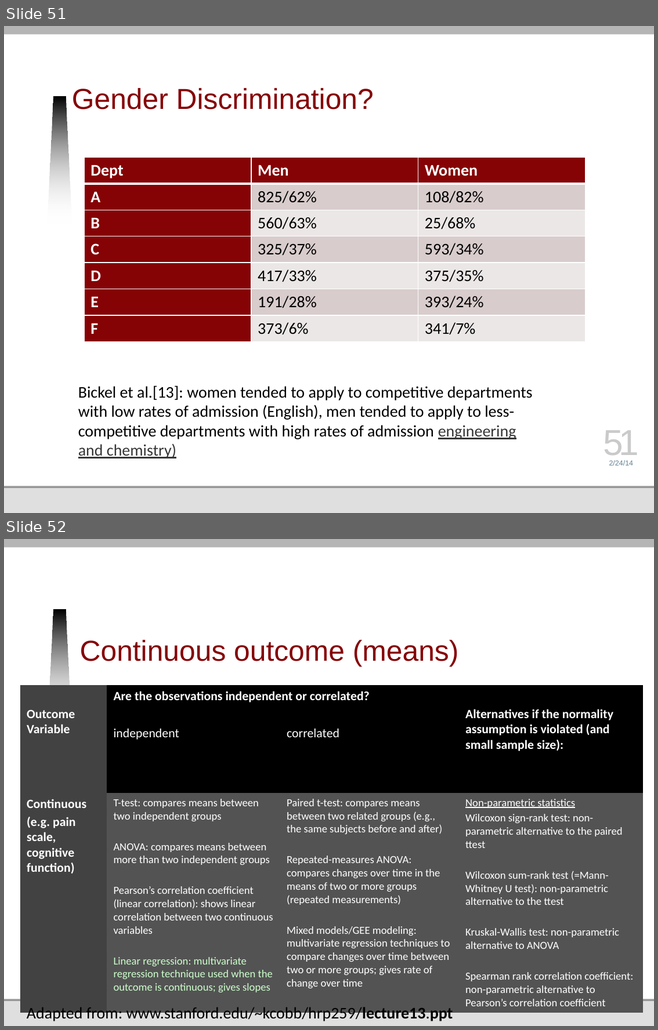
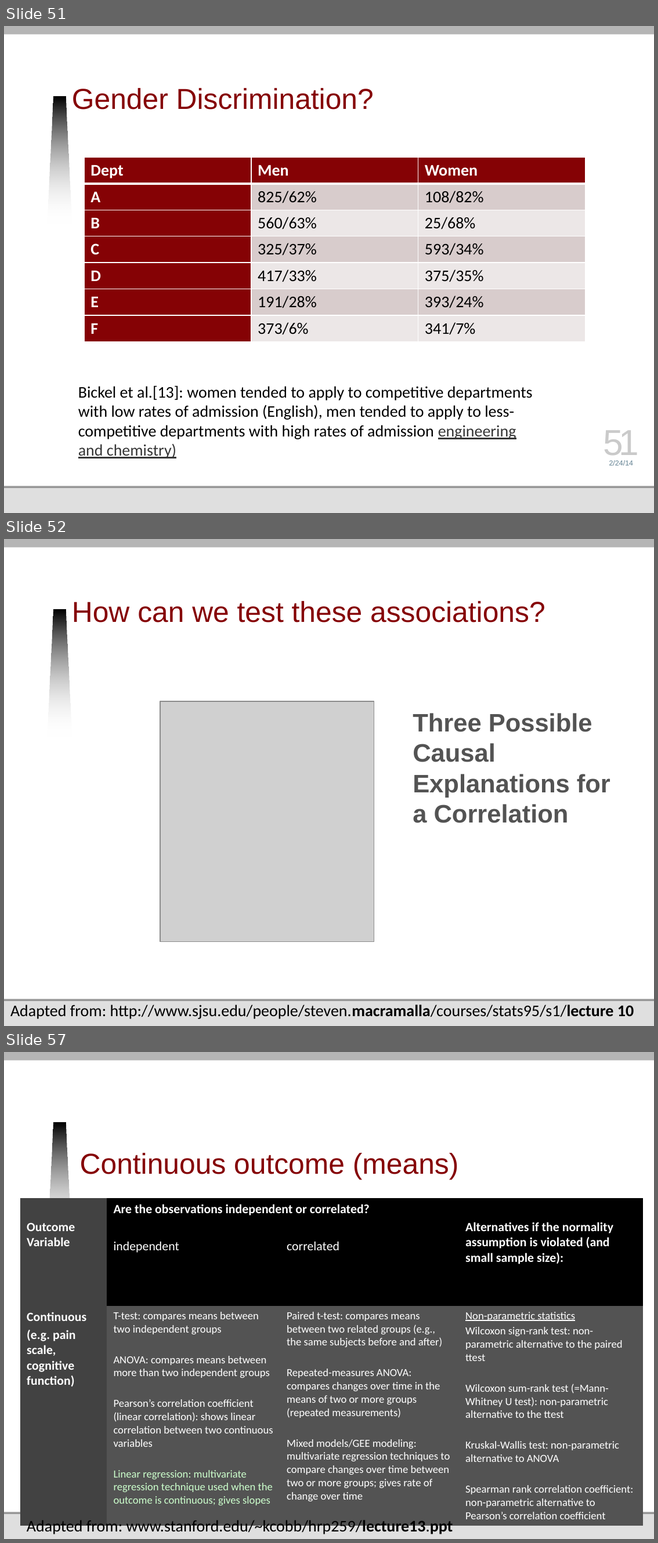
Before and after one commit to jmankoff/data, a slide deck: Lectures/9 Correlation and Regression.pptx. Shown one above the other, each under a label of ours: slides 51 and 52 before the commit, slides 51, 52 and 57 after it; the slides between them are not shown. The pictures are 658x1030 and 658x1543 pixels, drawn with LibreOffice and Linux fonts; fonts in the diff are those of the drawing; grey boxes stand for pictures; background and template pictures are left out. Boxes give left, top, right and bottom in pixels: in the first picture for what was removed or moved away, otherwise in the second. Text is boxed around its words. In the diff, an @@ line names an element or a change of style, - is before the commit and + after.

Commit message:
added material on how to show causality and std error

```diff
--- a/Lectures/9 Correlation and Regression.pptx
+++ b/Lectures/9 Correlation and Regression.pptx
@@ slide 52 added at <box>4,539,654,1026</box>, background #FFFFFF; not listed: 6 template elements that a slide beside it also shows @@
@@ title added at <box>72,601,545,623</box>, 32 pt, text #850205 @@
+How can we test these associations?
@@ picture added at <box>160,701,373,942</box> @@
@@ text added at <box>412,713,610,823</box>, 28 pt, text #535353, bold @@
+Three Possible Causal Explanations for a Correlation
@@ text added at <box>10,1005,633,1019</box>, 18 pt, text #000000 @@
+Adapted from: http://www.sjsu.edu/people/steven.macramalla/courses/stats95/s1/lecture 10
@@ what was slide 52 is now slide 57 @@
```
Also in this commit, not shown: 2 slides changed, 7 other slides added, 1 slide removed.
